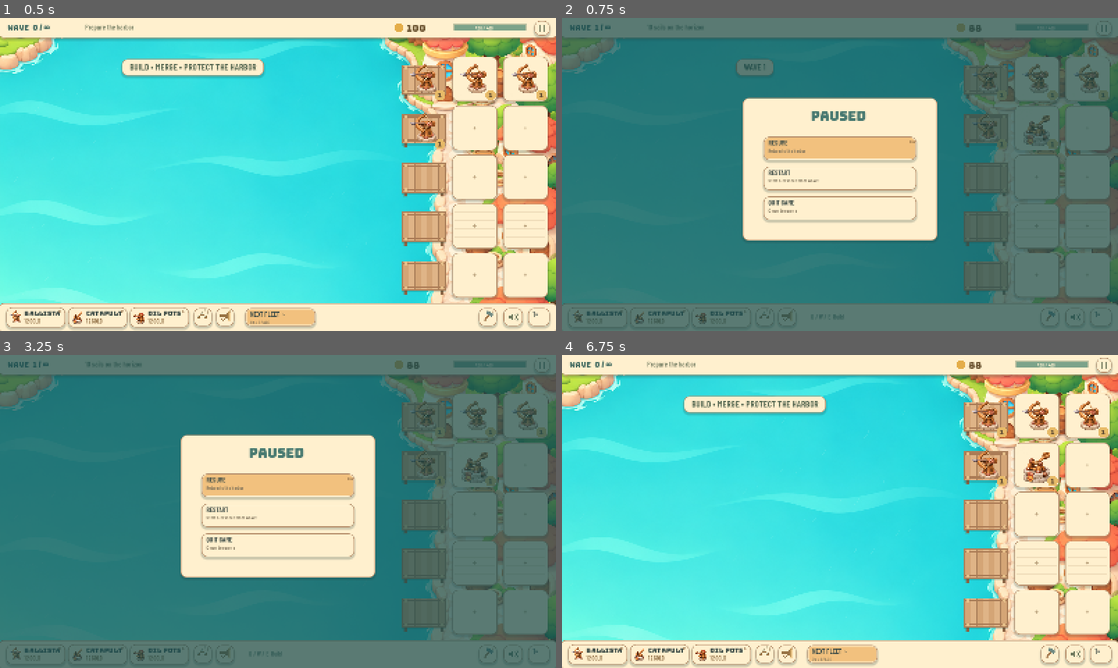
Above: before the commit, frames 1-4 (two rows, left to right).
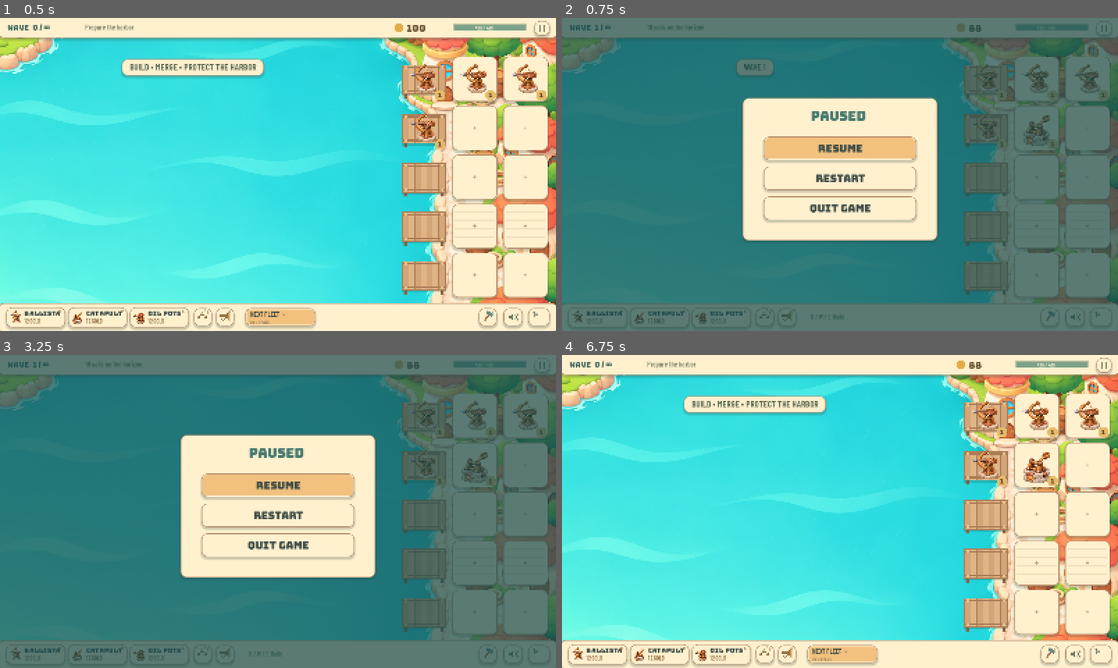
Above: after the commit, the same moments.

Repository: Eric-Schecter/little-harbor
Game: Godot game, scene res://main.tscn
The game is run twice, just before and just after one commit, with the same random seed, the same clock (stepped at 60 frames per second) and the same inputs. Sound files missing from this copy of the repository are replaced by a short silence.
Inputs (mouse positions are in pixels of both pictures, inside the frame that each line leads up to):
- Up to frame 1 (0.5 s): no input
- Up to frame 2 (0.75 s): tap Enter at 0.5 s; move the mouse to (962, 158) at 0.52 s; hold W from 0.53 s (still down); tap P at 0.6 s; click (962, 158) at 0.67 s
- Up to frame 3 (3.25 s): tap Space at 0.77, 1.25, 2.75 s; release W at 1.25 s; drag from (166, 527) to (250, 574) at 1.27 s; tap Enter at 2 s; move the mouse to (333, 442) at 2.02 s; hold W 2.03-2.75 s; tap U at 2.1 s; drag from (250, 574) to (111, 464) at 2.77 s
- Up to frame 4 (6.75 s): tap Enter at 3.5 s; move the mouse to (1006, 558) at 3.52 s; tap G at 3.6 s; tap Space at 3.77, 4.25 s; drag from (673, 464) to (756, 433) at 4.27 s; move the mouse to (867, 511) at 5.02 s; tap 1 at 5.1 s; click (867, 511) at 5.17 s; drag from (756, 433) to (728, 527) at 5.77 s; move the mouse to (962, 495) at 6.52 s; hold W from 6.53 s (still down); tap X at 6.6 s

Frame 1 is identical in both runs. In frame 2, 1.0% of the frame differs, in the area x 37-64%, y 39-63%; in frame 3, 1.0%; in frame 4, nothing differs.

Commit message:
Simplify pause buttons and add cover interaction sounds

Diff:
--- a/scripts/harbor_upgrades.gd
+++ b/scripts/harbor_upgrades.gd
@@ -912,10 +912,19 @@
 	draw_rect(Rect2(0,0,1600,900),Color(0.1,0.3,0.31,0.72))
 	panel(Rect2(520,230,560,324 if OS.has_feature('web') else 410))
 	text_at('PAUSED',Vector2(716,295),38,Color('#477970'),true)
-	button(Rect2(580,341,440,68),'RESUME','Return to the harbor',true,'ESC')
-	button(Rect2(580,427,440,68),'RESTART','Start a new run from wave 1')
+	pause_button(Rect2(580,341,440,68),'RESUME',true)
+	pause_button(Rect2(580,427,440,68),'RESTART')
 	if not OS.has_feature('web'):
-		button(Rect2(580,513,440,68),'QUIT GAME','Close the game')
+		pause_button(Rect2(580,513,440,68),'QUIT GAME')
+
+func pause_button(r: Rect2, label: String, gold := false):
+	panel(r)
+	if gold: draw_style_box(button_style(Color('#f2c17e')),r.grow(-4))
+	elif r.has_point(pointer): draw_style_box(button_style(Color('#fff0cf')),r.grow(-4))
+	var size_ = 30
+	var width = bold.get_string_size(label,HORIZONTAL_ALIGNMENT_LEFT,-1,size_).x
+	var baseline = r.get_center().y+(bold.get_ascent(size_)-bold.get_descent(size_))*0.5
+	text_at(label,Vector2(r.get_center().x-width*0.5,baseline),size_,Color('#3d4c47'),true)
 
 func exit_game():
 	if OS.has_feature('web'):
Not shown, changed: tools/web/THIRD_PARTY.txt
Not shown, added: assets/audio/harbor/ui/menu-hover.wav
Not shown, added: assets/audio/harbor/ui/menu-press.wav
